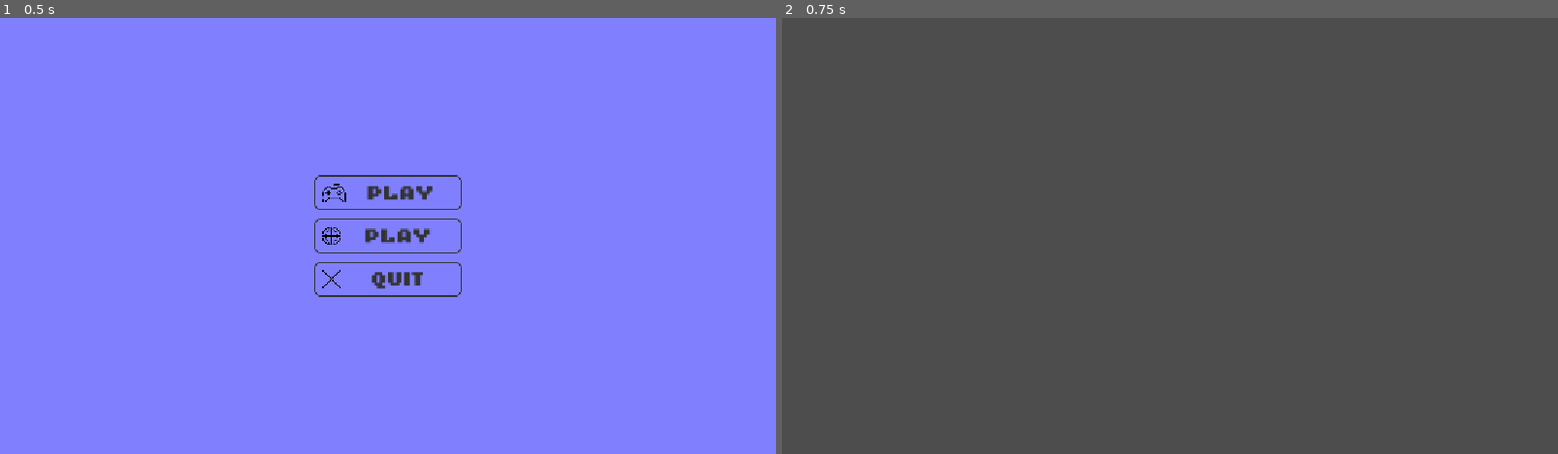
Above: before the commit, frames 1-2 (left to right).
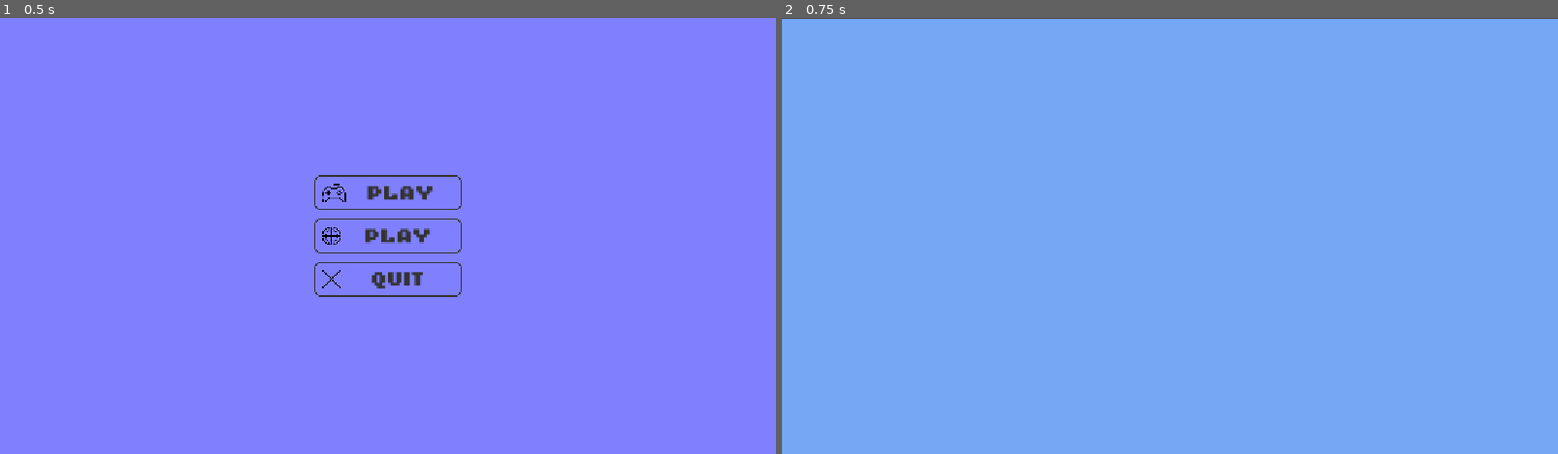
Above: after the commit, the same moments.

Repository: Henri1111/soccer-pool
Game: Godot game, scene res://scenes/main_menu.tscn
Same seed, same stepped clock (60 frames per second), same inputs: the game is played once before the commit and once after it.
Inputs:
- Up to frame 1 (0.5 s): no input
- Up to frame 2 (0.75 s): click "Play" at 0.5 s

Frame 1 is identical in both runs. In frame 2, 100% of the frame differs, in the area x 0-100%, y 0-100%.

Commit message:
started game

Diff:
--- a/scenes/game.tscn
+++ b/scenes/game.tscn
@@ -1,3 +1,19 @@
 [gd_scene format=3 uid="uid://53k8flme6rlr"]
 
-[node name="Game" type="Node2D" unique_id=1547599760]
+[node name="Game" type="CanvasLayer" unique_id=931964411]
+
+[node name="ColorRect" type="ColorRect" parent="." unique_id=1125903484]
+anchors_preset = 15
+anchor_right = 1.0
+anchor_bottom = 1.0
+offset_left = 1.0
+offset_top = 2.0
+offset_right = 1.0
+offset_bottom = 2.0
+grow_horizontal = 2
+grow_vertical = 2
+color = Color(0.45650357, 0.65986586, 0.9596457, 1)
+
+[node name="CanvasLayer" type="CanvasLayer" parent="." unique_id=1431651317]
+
+[node name="TileMapLayer" type="TileMapLayer" parent="CanvasLayer" unique_id=705378136]
